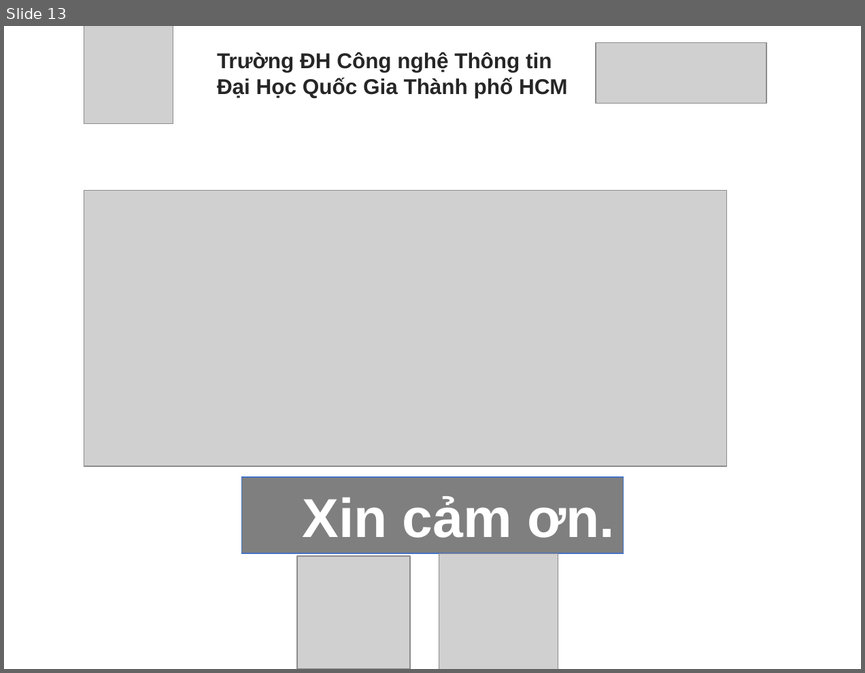
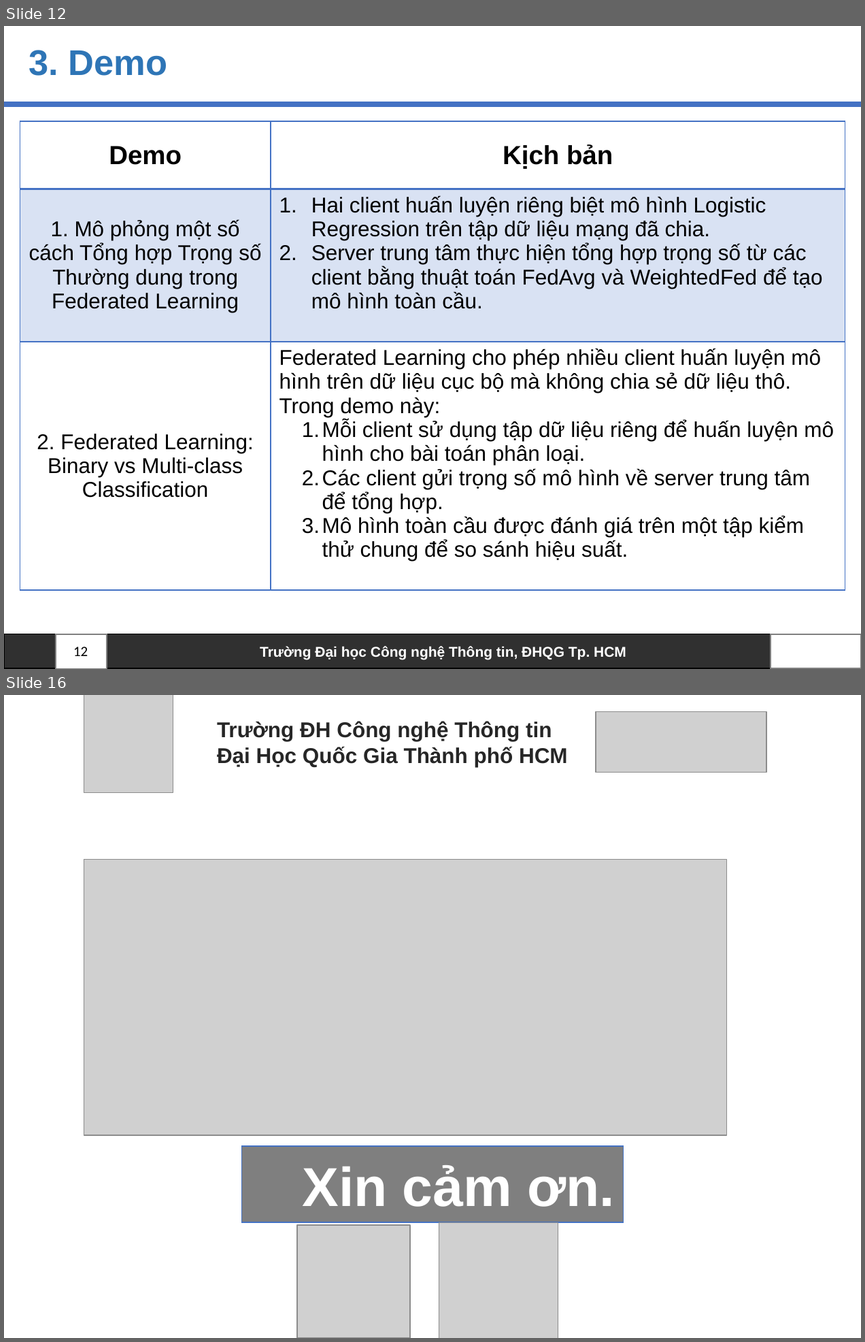
Before and after one commit to truclb/AnToanHeThongTin, a slide deck: FederatedLearning.pptx. Shown one above the other, each under a label of ours: slide 13 before the commit, slides 12 and 16 after it; the slides between them are not shown. The pictures are 865x673 and 865x1342 pixels, drawn with LibreOffice and Linux fonts; fonts in the diff are those of the drawing; grey boxes stand for pictures; background and template pictures are left out. Boxes give left, top, right and bottom in pixels: in the first picture for what was removed or moved away, otherwise in the second. Text is boxed around its words. In the diff, an @@ line names an element or a change of style, - is before the commit and + after.

```diff
--- a/FederatedLearning.pptx
+++ b/FederatedLearning.pptx
@@ slide 12 added at bbox=[4, 26, 861, 669], background #FFFFFF @@
@@ title added at bbox=[28, 50, 167, 76], 30 pt, text #2E75B6, bold @@
+3. Demo
@@ line added from (4, 104) to (861, 104), #4472C4 4.5 pt @@
@@ table added at bbox=[20, 121, 845, 617], 3 rows, 2 columns @@
+Demo | Kịch bản
+1. Mô phỏng một số cách Tổng hợp Trọng số Thường dung trong Federated Learning | Hai client huấn luyện riêng biệt mô hình Logistic Regression trên tập dữ liệu mạng đã chia. / Server trung tâm thực hiện tổng hợp trọng số từ các client bằng thuật toán FedAvg và WeightedFed để tạo mô hình toàn cầu.
+2. Federated Learning: Binary vs Multi-class Classification | Federated Learning cho phép nhiều client huấn luyện mô hình trên dữ liệu cục bộ mà không chia sẻ dữ liệu thô. Trong demo này: / Mỗi client sử dụng tập dữ liệu riêng để huấn luyện mô hình cho bài toán phân loại. / Các client gửi trọng số mô hình về server trung tâm để tổng hợp. / Mô hình toàn cầu được đánh giá trên một tập kiểm thử chung để so sánh hiệu suất.
@@ rectangle added at bbox=[4, 633, 770, 668], fill #000000 at 81% opacity, outline #000000 1 pt, 12 pt, text #FFFFFF, bold @@
+Trường Đại học Công nghệ Thông tin, ĐHQG Tp. HCM
@@ rectangle added at bbox=[56, 635, 107, 669], fill #FFFFFF, outline #808080 1 pt @@
@@ rectangle added at bbox=[770, 635, 861, 669], fill #FFFFFF, outline #808080 1 pt @@
@@ page number added at bbox=[73, 646, 88, 656], 12 pt, text #000000 @@
+12
@@ what was slide 13 is now slide 16 @@
```
Also in this commit, not shown: 12 slides changed, 2 other slides added.
